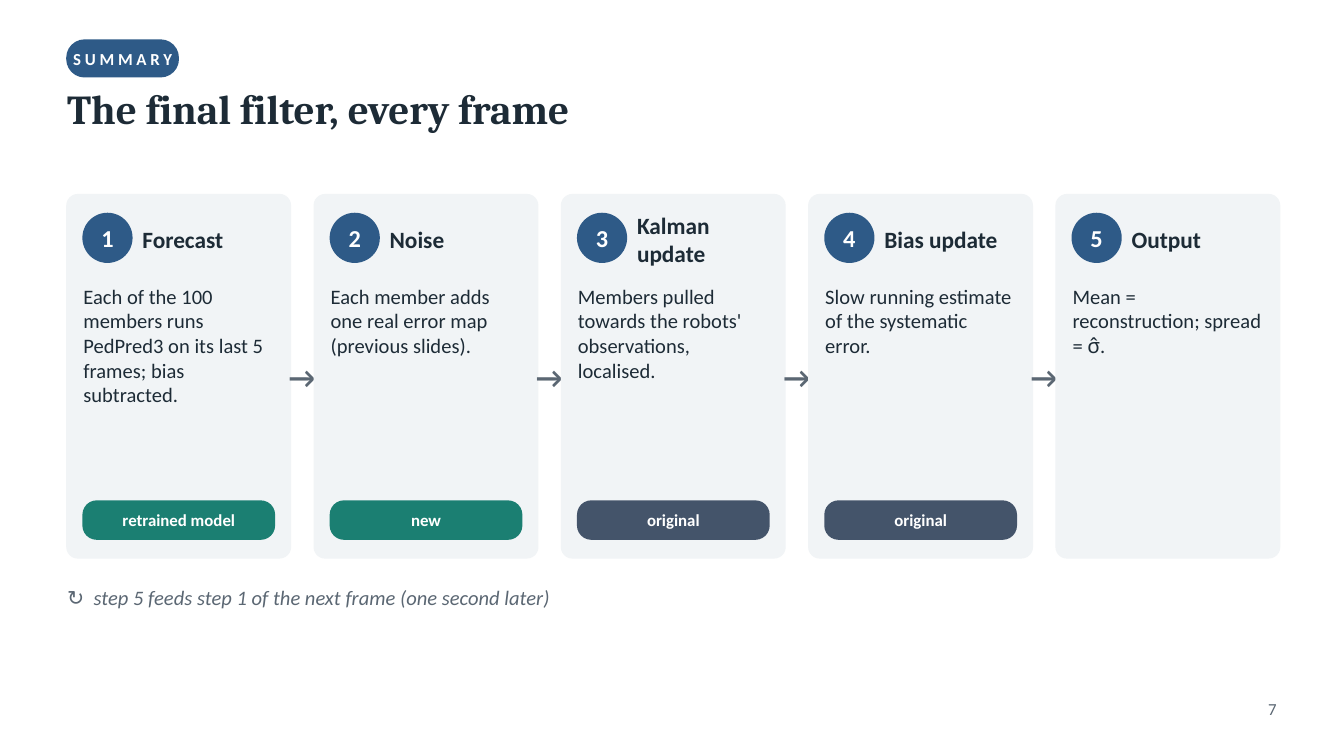
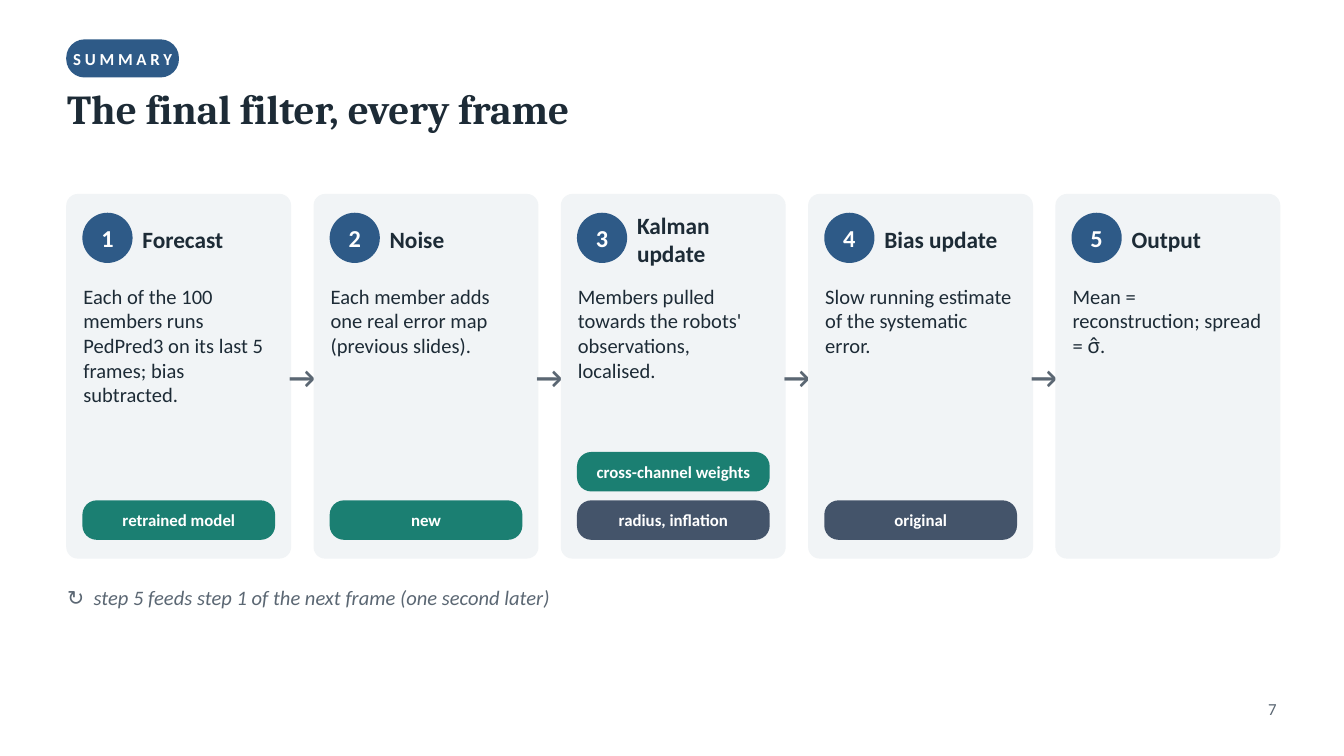
Before and after one commit to jackeygle/Partial_Observation_Comparison, a slide deck: slide 7 of slides/enkf_optimisation.pptx. Drawn at 1344x756 pixels with LibreOffice and Linux fonts; fonts in the diff are those of the drawing. Boxes give left, top, right and bottom in pixels: in the first picture for what was removed or moved away, otherwise in the second. Text is boxed around its words. In the diff, an @@ line names an element or a change of style, - is before the commit and + after.

```diff
--- a/slides/enkf_optimisation.pptx
+++ b/slides/enkf_optimisation.pptx
@@ rounded rectangle added at <box>578,453,769,491</box>, fill #1B7F72, outline #1B7F72 1 pt @@
@@ text added at <box>597,466,750,481</box>, 9 pt, text #FFFFFF, bold @@
+cross-channel weights
@@ text at <box>619,514,728,528</box>: text changed @@
-original
+radius, inflation
```
Also in this commit, not shown: 1 other slide changed, 12 other files.
